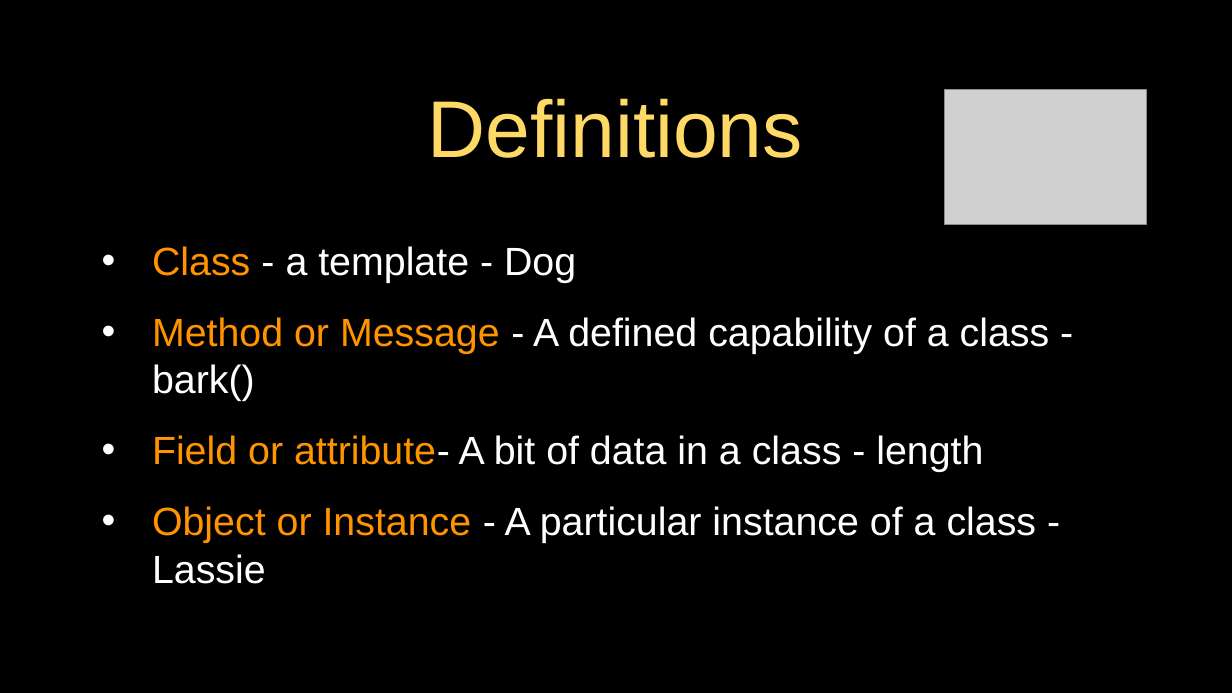
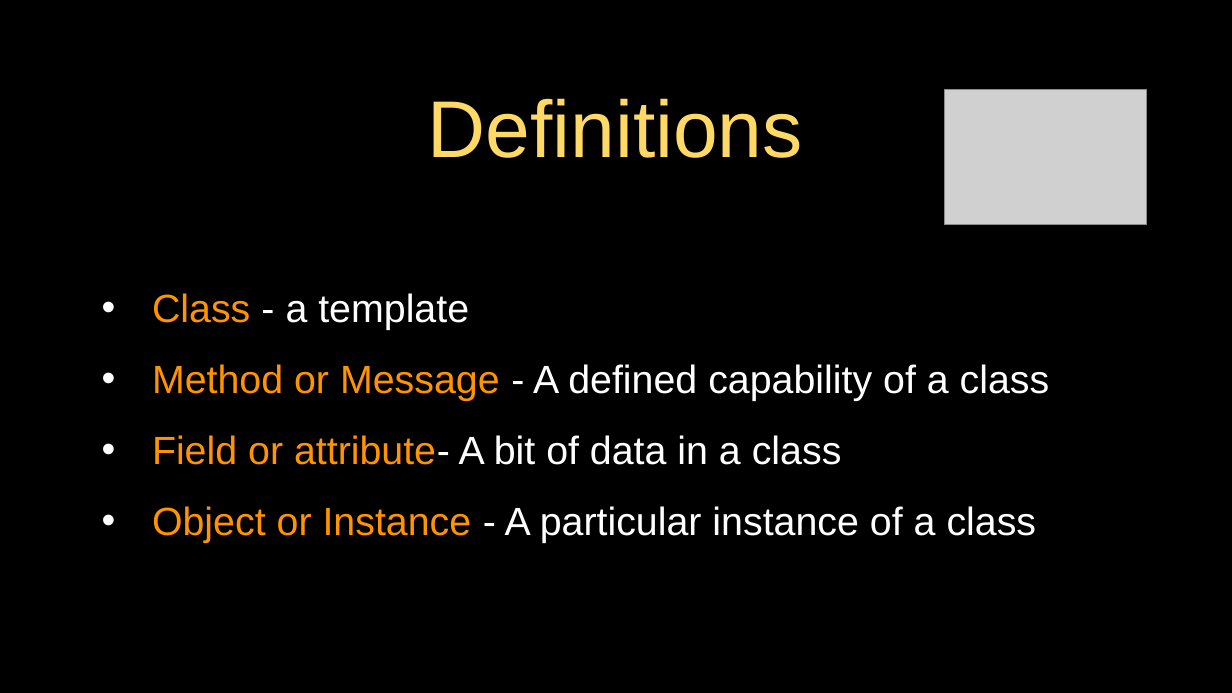
Before and after one commit to csev/py4e, a slide deck: slide 13 of lectures3/Pythonlearn-14-Objects.pptx (slide 15 before the commit). Drawn at 1232x693 pixels with LibreOffice and Linux fonts; fonts in the diff are those of the drawing; grey boxes stand for pictures. Boxes give left, top, right and bottom in pixels: in the first picture for what was removed or moved away, otherwise in the second. Text is boxed around its words. In the diff, an @@ line names an element or a change of style, - is before the commit and + after.

Commit message:
Objects Lectures

```diff
--- a/lectures3/Pythonlearn-14-Objects.pptx
+++ b/lectures3/Pythonlearn-14-Objects.pptx
@@ text at [152,293,1050,543]: text changed @@
-• Class - a template - Dog
-• Method or Message - A defined capability of a class - bark()
-• Field or attribute- A bit of data in a class - length
-• Object or Instance - A particular instance of a class - Lassie
+• Class - a template
+• Method or Message - A defined capability of a class
+• Field or attribute- A bit of data in a class
+• Object or Instance - A particular instance of a class
```
Also in this commit, not shown: 9 other slides changed, 5 slides removed, 1 other file.
